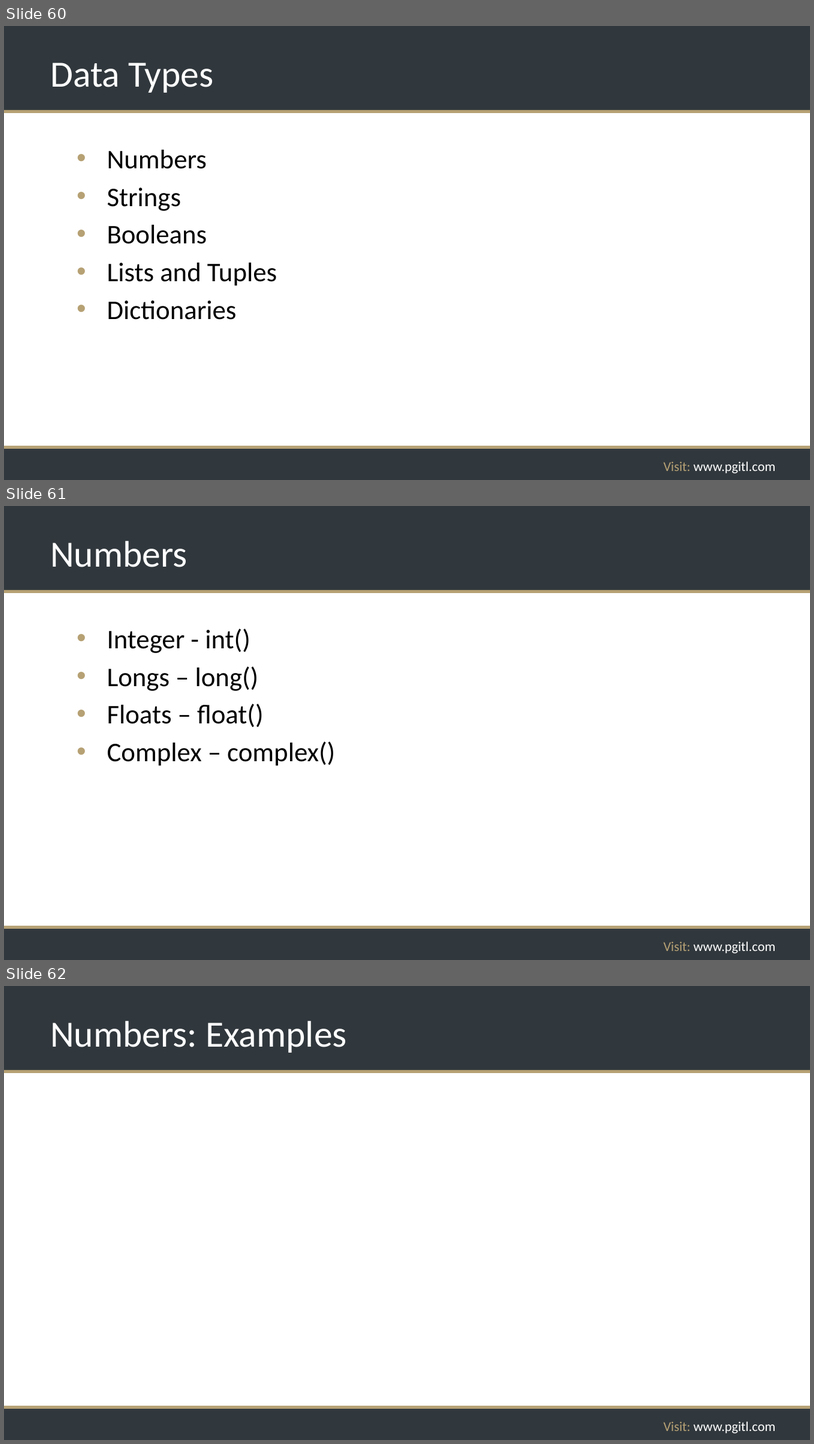
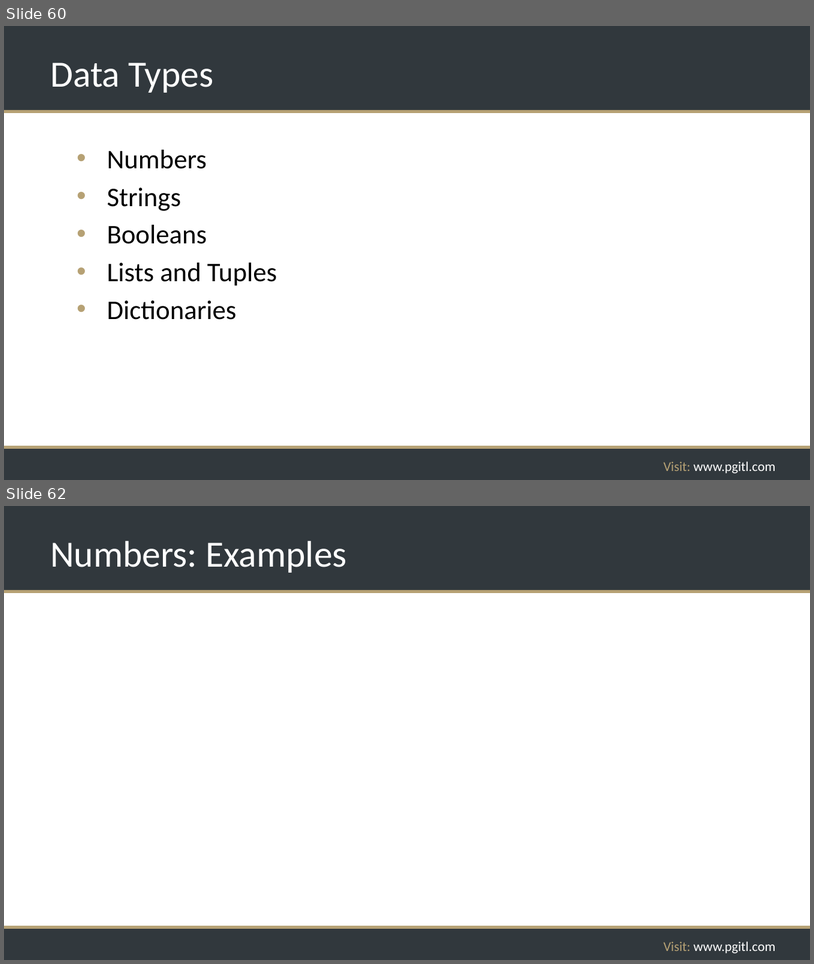
Before and after one commit to rikkouri/project-a, a slide deck: Programming Foundations.pptx. Shown one above the other, each under a label of ours: slides 60, 61 and 62 before the commit, slides 60 and 62 after it; the slides between them are not shown. The pictures are 814x1444 and 814x964 pixels, drawn with LibreOffice and Linux fonts; fonts in the diff are those of the drawing; background and template pictures are left out. Boxes give left, top, right and bottom in pixels: in the first picture for what was removed or moved away, otherwise in the second. Text is boxed around its words. In the diff, an @@ line names an element or a change of style, - is before the commit and + after.

```diff
--- a/Programming Foundations.pptx
+++ b/Programming Foundations.pptx
@@ slide 61 removed at (4,506,810,960), background #FFFFFF; not listed: 5 template elements that a slide beside it also shows @@
@@ title removed at (50,541,188,567) @@
-Numbers
@@ text removed at (107,628,335,766) @@
-• Integer - int()
-• Longs – long()
-• Floats – float()
-• Complex – complex()
```
Also in this commit, not shown: 2 slides changed, 6 slides added.
